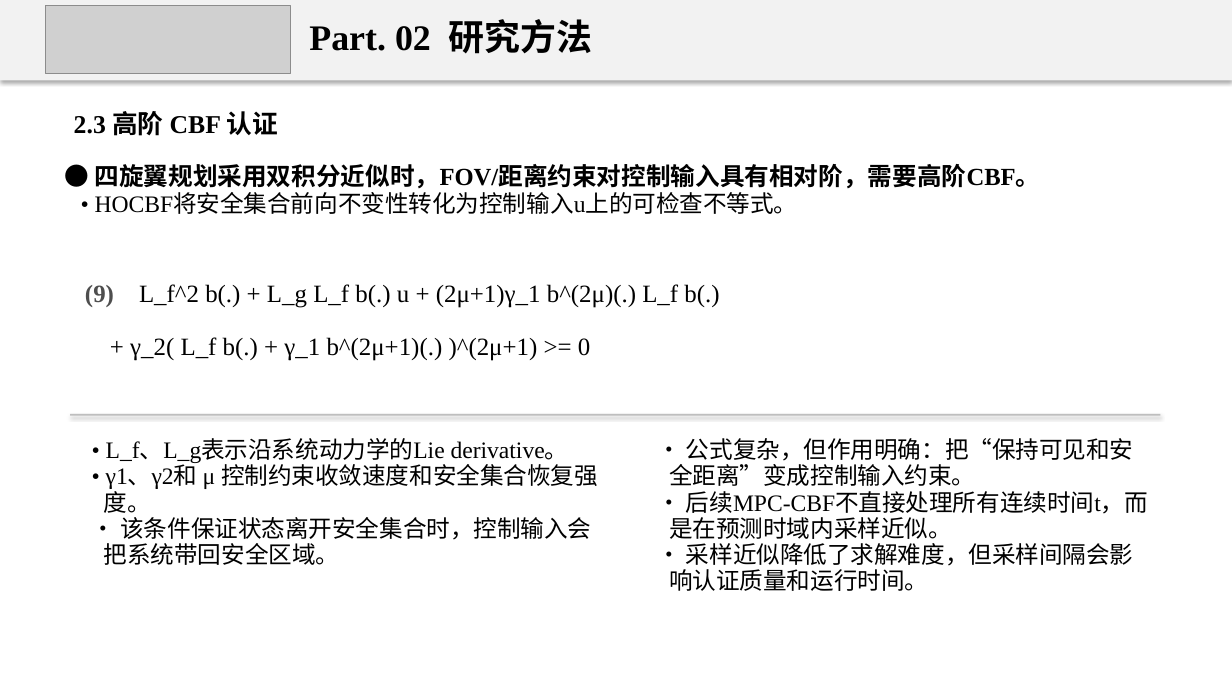
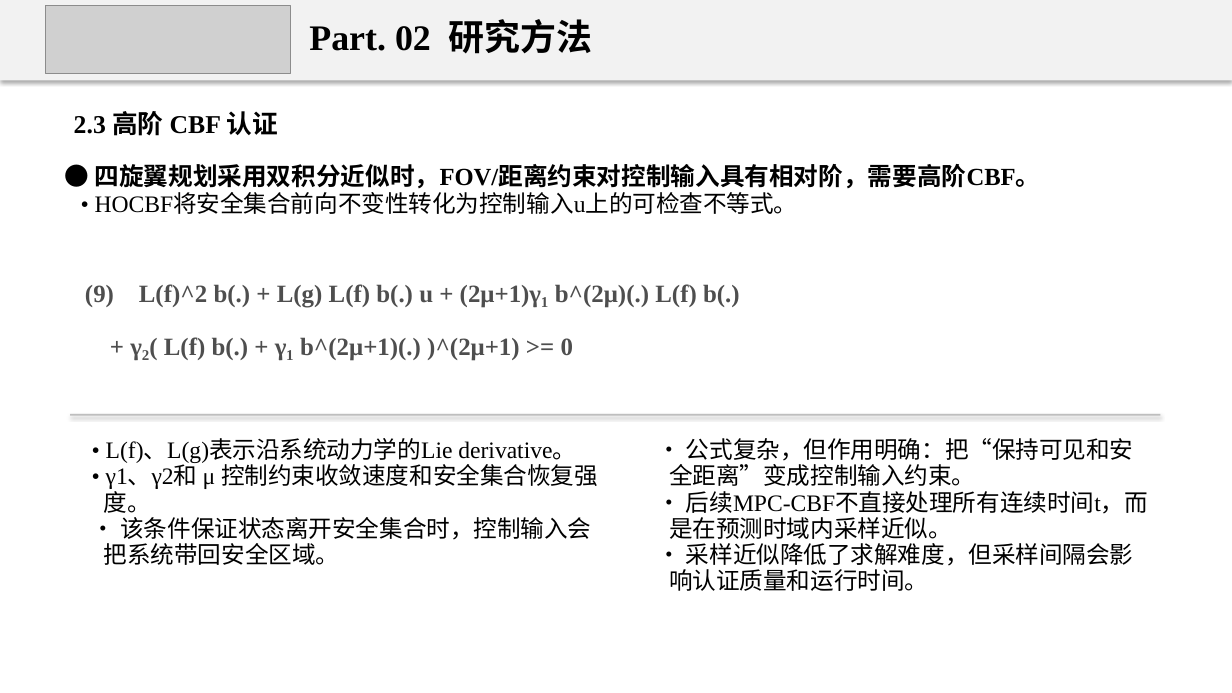
Before and after one commit to 18-cuixu/paper2ppt, a slide deck: slide 6 of skills/uav-paper-report/assets/examples/uav-fov-cbf-regression-report.pptx. Drawn at 1232x693 pixels with LibreOffice and Linux fonts; fonts in the diff are those of the drawing; grey boxes stand for pictures. Boxes give left, top, right and bottom in pixels: in the first picture for what was removed or moved away, otherwise in the second. Text is boxed around its words. In the diff, an @@ line names an element or a change of style, - is before the commit and + after.

```diff
--- a/skills/uav-paper-report/assets/examples/uav-fov-cbf-regression-report.pptx
+++ b/skills/uav-paper-report/assets/examples/uav-fov-cbf-regression-report.pptx
@@ text at [85, 284, 740, 308]: text changed; text colour #000000 to #4E4E4E; bold on @@
-(9) L_f^2 b(.) + L_g L_f b(.) u + (2μ+1)γ_1 b^(2μ)(.) L_f b(.)
+(9) L(f)^2 b(.) + L(g) L(f) b(.) u + (2μ+1)γ₁ b^(2μ)(.) L(f) b(.)
@@ text at [130, 337, 573, 361]: text changed; text colour #000000 to #4E4E4E; bold on @@
-+ γ_2( L_f b(.) + γ_1 b^(2μ+1)(.) )^(2μ+1) >= 0
++ γ₂( L(f) b(.) + γ₁ b^(2μ+1)(.) )^(2μ+1) >= 0
@@ text at [106, 440, 576, 463]: text changed @@
-• L_f、L_g表示沿系统动力学的Lie derivative。
+• L(f)、L(g)表示沿系统动力学的Lie derivative。
```
Also in this commit, not shown: 2 other slides changed, 11 other files.
